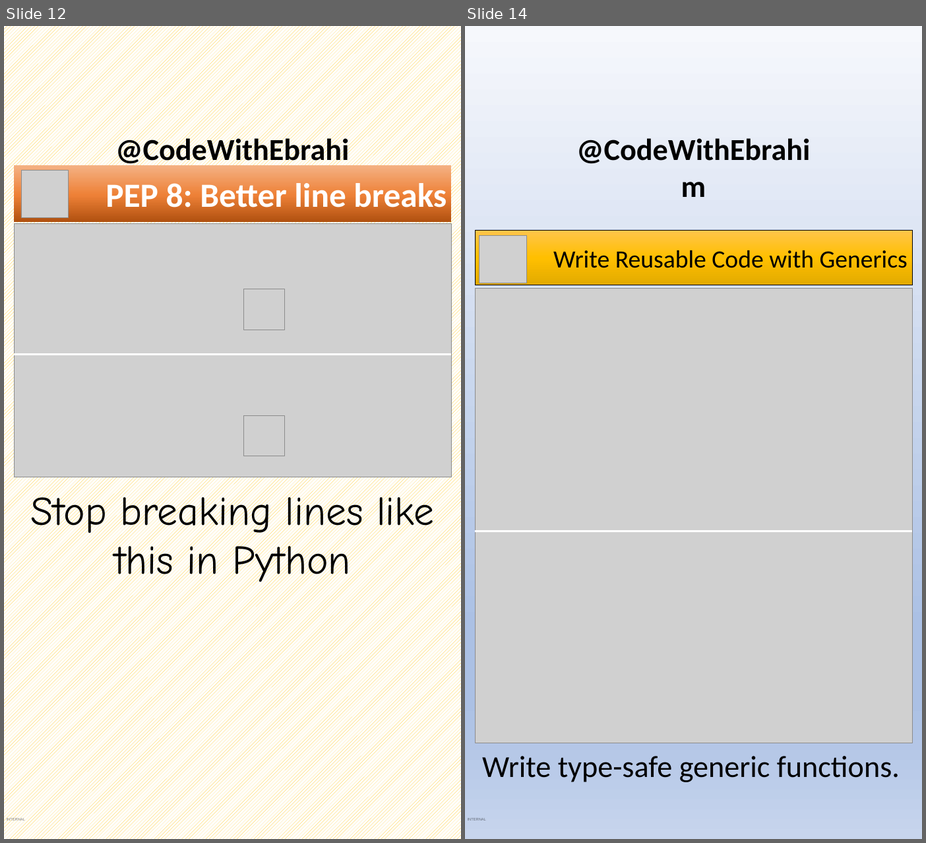
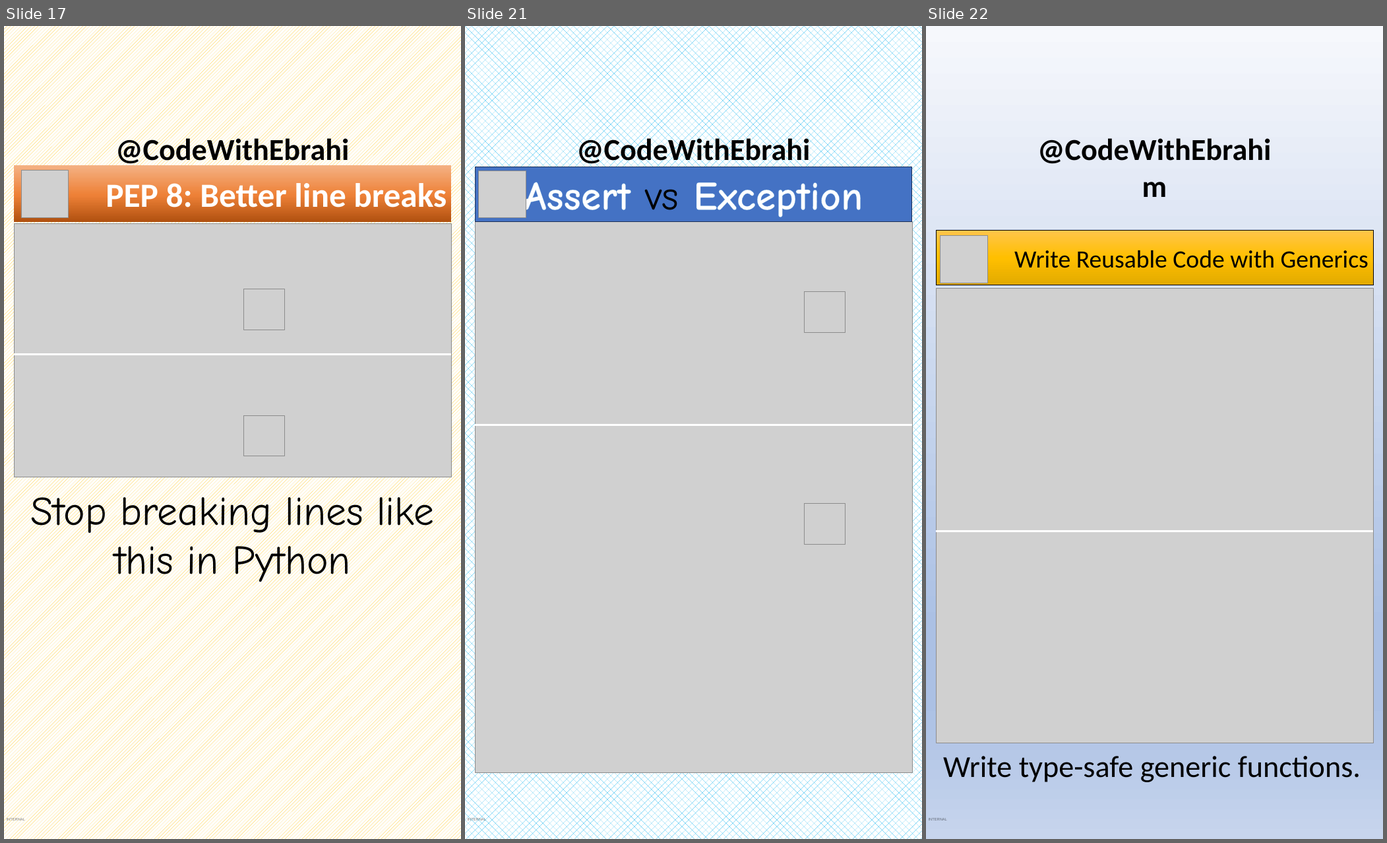
Before and after one commit to ebrahimsalehi1/python_codes, a slide deck: assets/images.pptx. Shown side by side, each under a label of ours: slides 12 and 14 before the commit, slides 17, 21 and 22 after it; the slides between them are not shown. The pictures are 926x843 and 1387x843 pixels, drawn with LibreOffice and Linux fonts; fonts in the diff are those of the drawing; grey boxes stand for pictures; background and template pictures are left out. Boxes give left, top, right and bottom in pixels: in the first picture for what was removed or moved away, otherwise in the second. Text is boxed around its words. In the diff, an @@ line names an element or a change of style, - is before the commit and + after.

```diff
--- a/assets/images.pptx
+++ b/assets/images.pptx
@@ slide 21 added at <box>465,26,922,839</box>, background pattern #00B0F0 on #FFFFFF; not listed: 2 template elements that a slide beside it also shows @@
@@ rectangle added at <box>475,167,912,221</box>, fill #4472C4, outline #1E3256 1 pt, 72 pt, text #FFFFFF, bold @@
+Assert vs Exception
@@ picture added at <box>478,171,526,218</box> @@
@@ picture added at <box>475,221,912,772</box> @@
@@ picture added at <box>804,292,845,332</box> @@
@@ line added from (475, 425) to (912, 425), #FFFFFF 3 pt @@
@@ picture added at <box>804,504,845,544</box> @@
@@ what was slide 12 is now slide 17 @@
@@ what was slide 14 is now slide 22 @@
```
Also in this commit, not shown: 15 other slides added, 2 slides removed, 45 other files.
